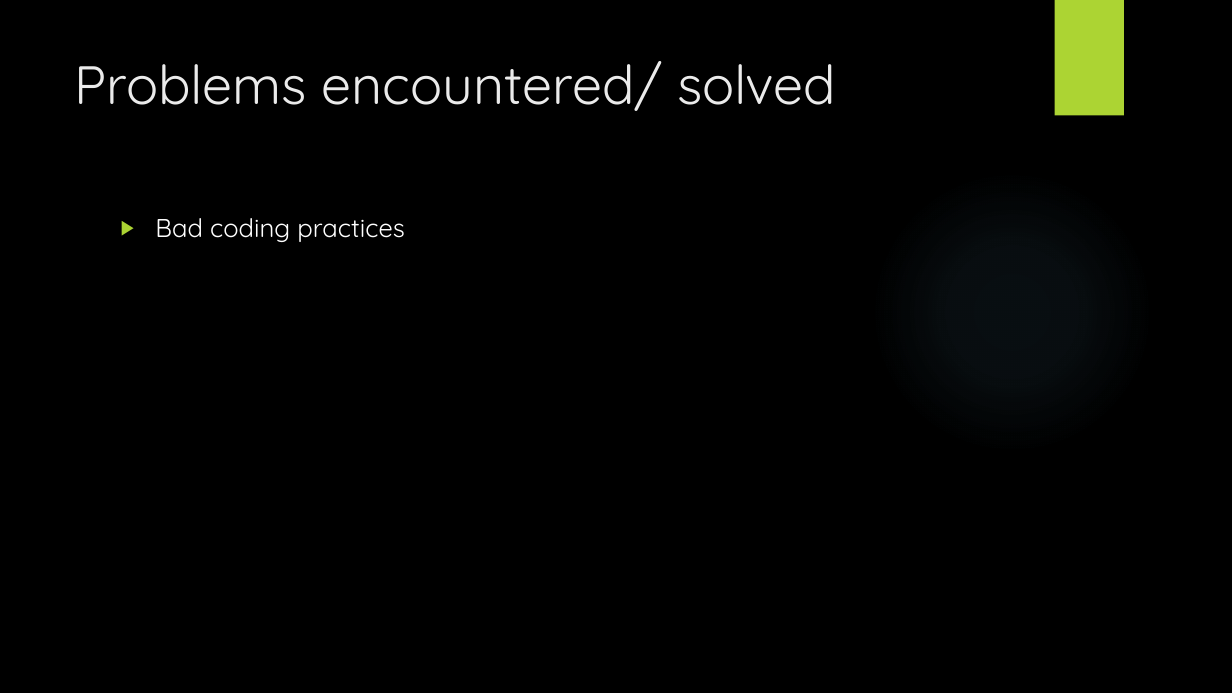
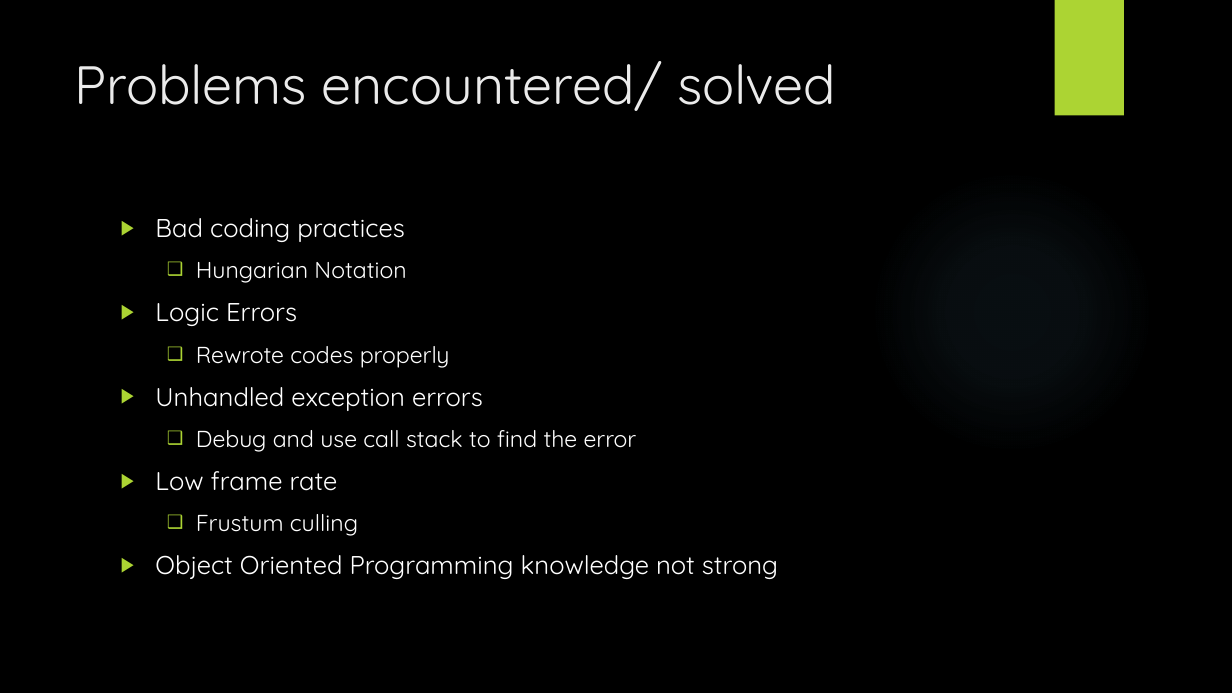
Before and after one commit to M4A1CID/Team-E-Studio-Project-3, a slide deck: slide 14 of State Penitentiary 3.pptx. Drawn at 1232x693 pixels with LibreOffice and Linux fonts; fonts in the diff are those of the drawing; background and template pictures are left out. Boxes give left, top, right and bottom in pixels: in the first picture for what was removed or moved away, otherwise in the second. Text is boxed around its words. In the diff, an @@ line names an element or a change of style, - is before the commit and + after.

```diff
--- a/State Penitentiary 3.pptx
+++ b/State Penitentiary 3.pptx
@@ text at bbox=[155, 262, 778, 579]: paragraphs added @@
+  ❑ Hungarian Notation
+▶ Logic Errors
+  ❑ Rewrote codes properly
+▶ Unhandled exception errors
+  ❑ Debug and use call stack to find the error
+▶ Low frame rate
+  ❑ Frustum culling
+▶ Object Oriented Programming knowledge not strong
```
Also in this commit, not shown: 5 other slides changed.
